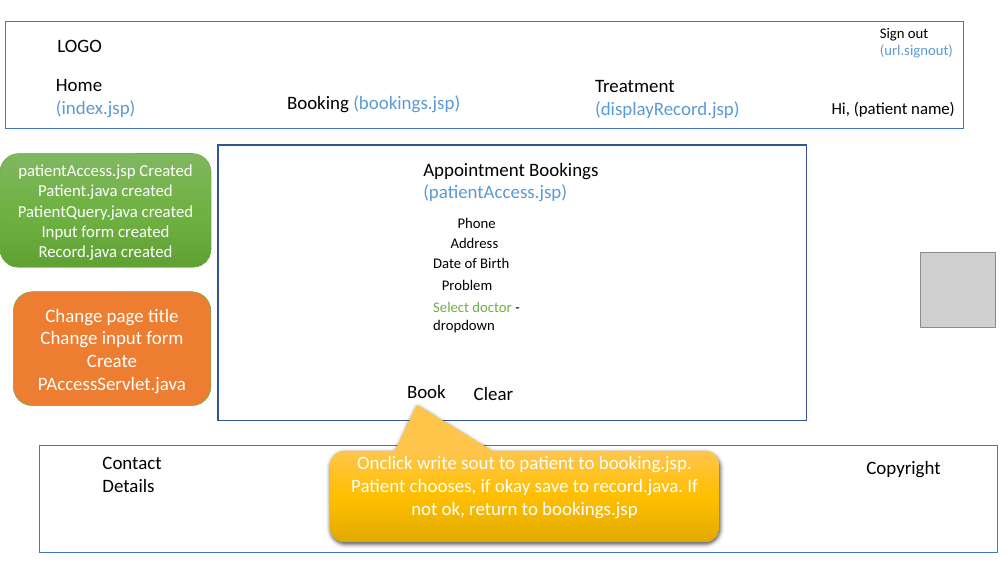
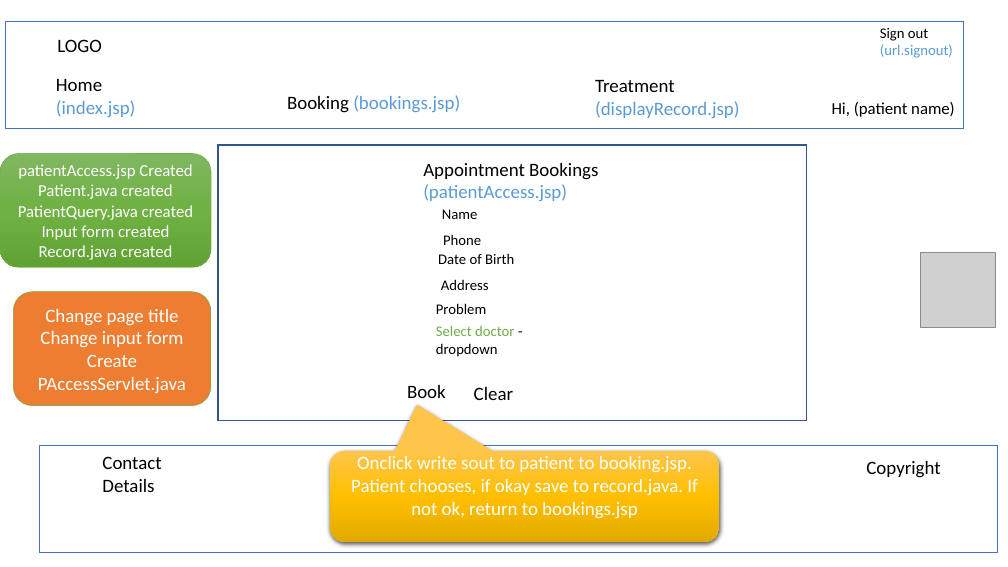
Before and after one commit to aaliceinw/ttagn2, a slide deck: slide 8 of Hospital Management Designv2.pptx. Drawn at 1008x567 pixels with LibreOffice and Linux fonts; fonts in the diff are those of the drawing; grey boxes stand for pictures. Boxes give left, top, right and bottom in pixels: in the first picture for what was removed or moved away, otherwise in the second. Text is boxed around its words. In the diff, an @@ line names an element or a change of style, - is before the commit and + after.

Commit message:
Hospital GN2 Entire Project Update
Entire project including all updates to date in zip folder

```diff
--- a/Hospital Management Designv2.pptx
+++ b/Hospital Management Designv2.pptx
@@ text added at [442,209,478,219], 14 pt, text #000000 @@
+Name
@@ text "Phone": place and size @@
-text "Phone" at [458,217,496,228]
+text "Phone" at [443,234,481,245]
@@ text "Date of Birth": place and size @@
-text "Date of Birth" at [433,257,509,268]
+text "Date of Birth" at [438,253,514,264]
@@ text "Problem": place and size @@
-text "Problem" at [442,279,492,290]
+text "Problem" at [436,303,486,314]
@@ text "Address": place and size @@
-text "Address" at [451,237,499,248]
+text "Address" at [441,279,489,290]
@@ text "Select doctor - dropdown": place and size @@
-text "Select doctor - dropdown" at [433,302,511,333]
+text "Select doctor - dropdown" at [436,325,514,357]
```
Also in this commit, not shown: 5 other slides changed, 1 other file.
